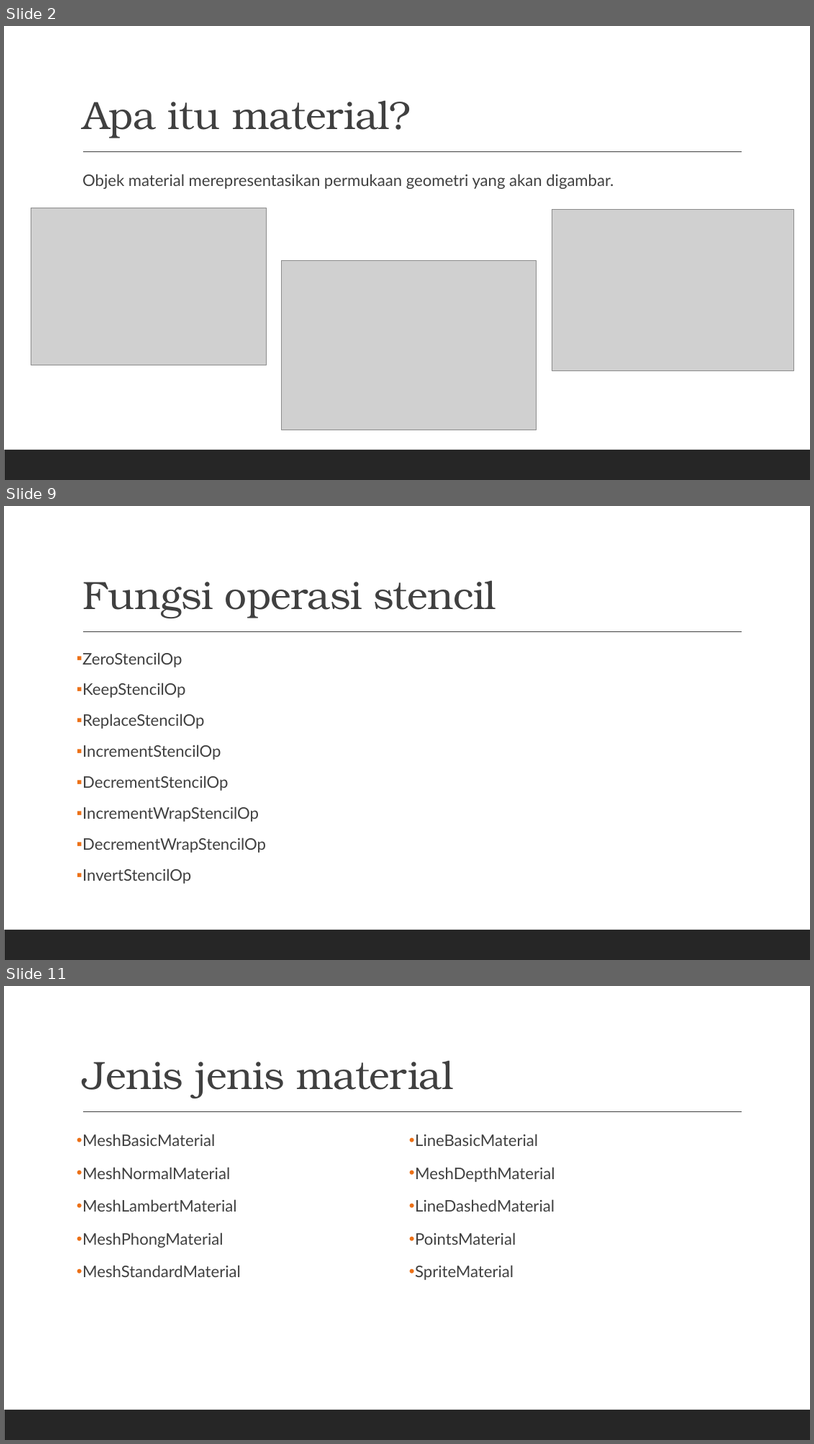
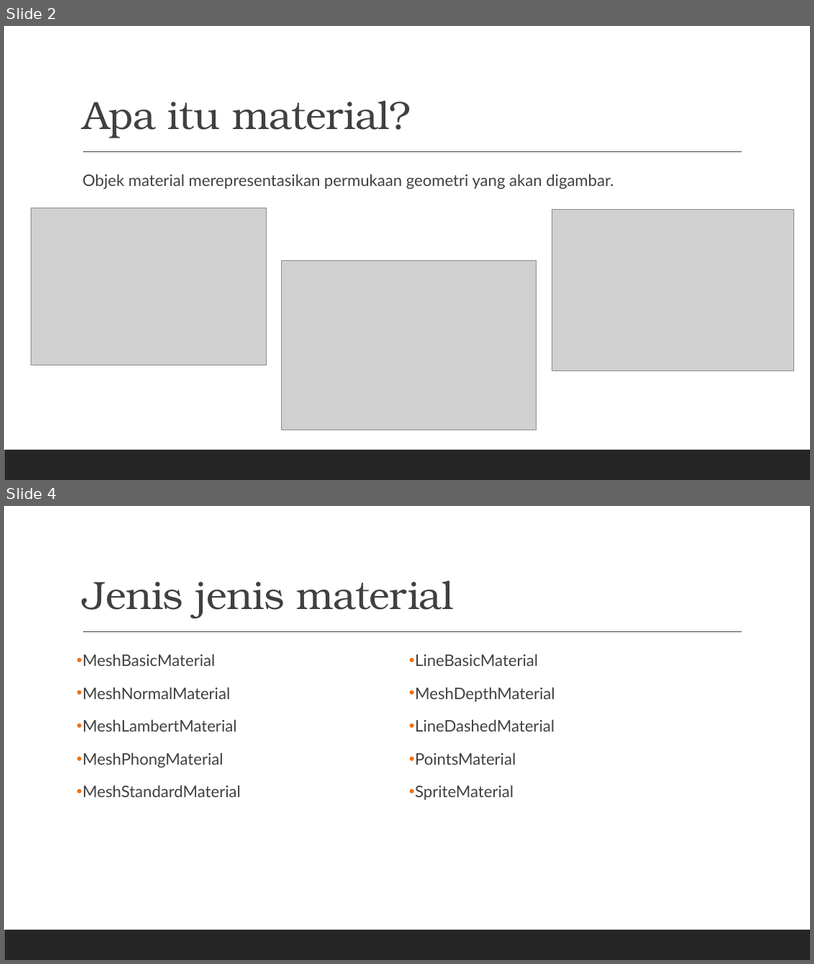
Before and after one commit to grafkom-2020/presentasi-threejs-grafkom-gang, a slide deck: documents/MATERIAL.pptx. Shown one above the other, each under a label of ours: slides 2, 9 and 11 before the commit, slides 2 and 4 after it; the slides between them are not shown. The pictures are 814x1444 and 814x964 pixels, drawn with LibreOffice and Linux fonts; fonts in the diff are those of the drawing; grey boxes stand for pictures. Boxes give left, top, right and bottom in pixels: in the first picture for what was removed or moved away, otherwise in the second. Text is boxed around its words. In the diff, an @@ line names an element or a change of style, - is before the commit and + after.

```diff
--- a/documents/MATERIAL.pptx
+++ b/documents/MATERIAL.pptx
@@ slide 9 removed at [4,506,810,960], background #FFFFFF; not listed: 2 template elements that a slide beside it also shows @@
@@ title removed at [82,580,496,618] @@
-Fungsi operasi stencil
@@ text removed at [82,652,266,883] @@
-▪ ZeroStencilOp
-▪ KeepStencilOp
-▪ ReplaceStencilOp
-▪ IncrementStencilOp
-▪ DecrementStencilOp
-▪ IncrementWrapStencilOp
-▪ DecrementWrapStencilOp
-▪ InvertStencilOp
@@ what was slide 11 is now slide 4 @@
```
Also in this commit, not shown: 1 slide added, 7 other slides removed.
